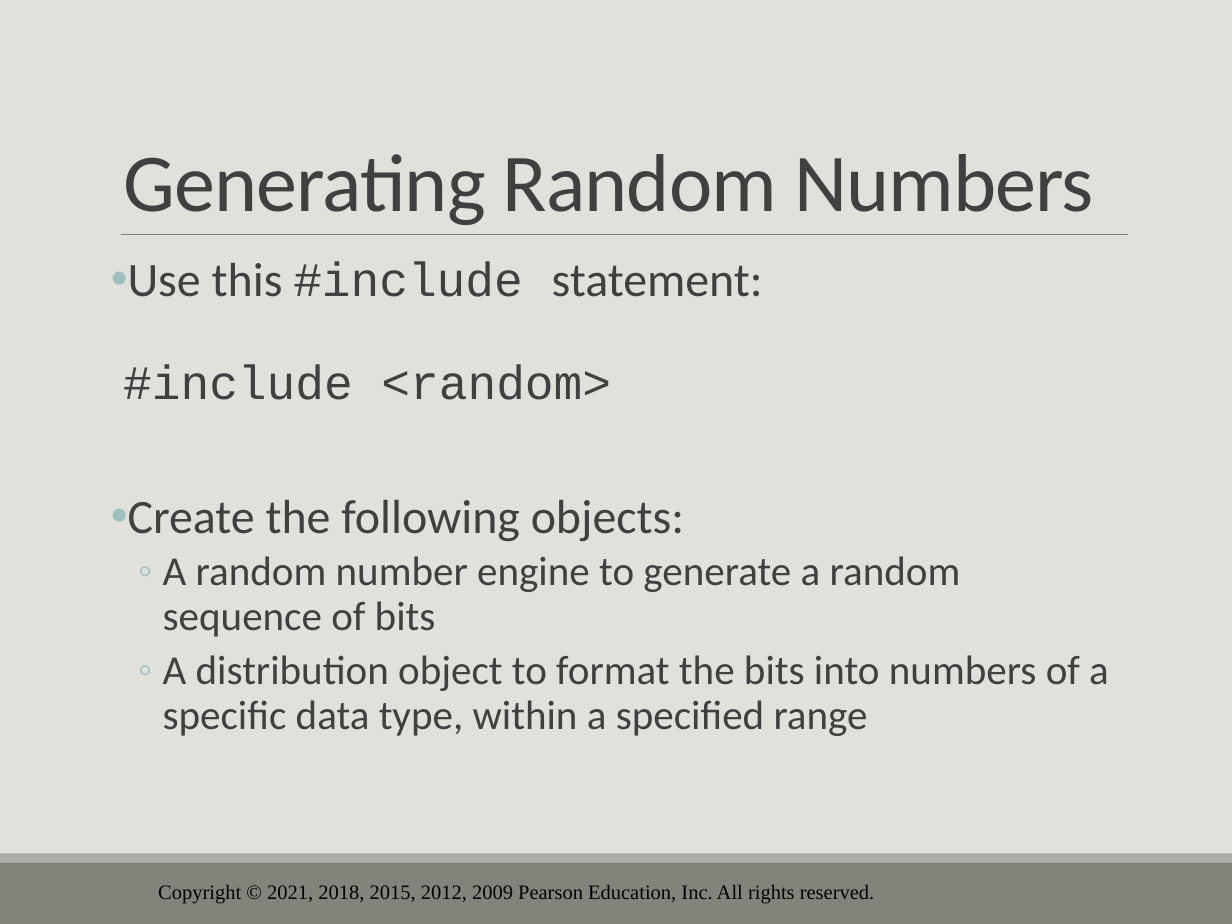
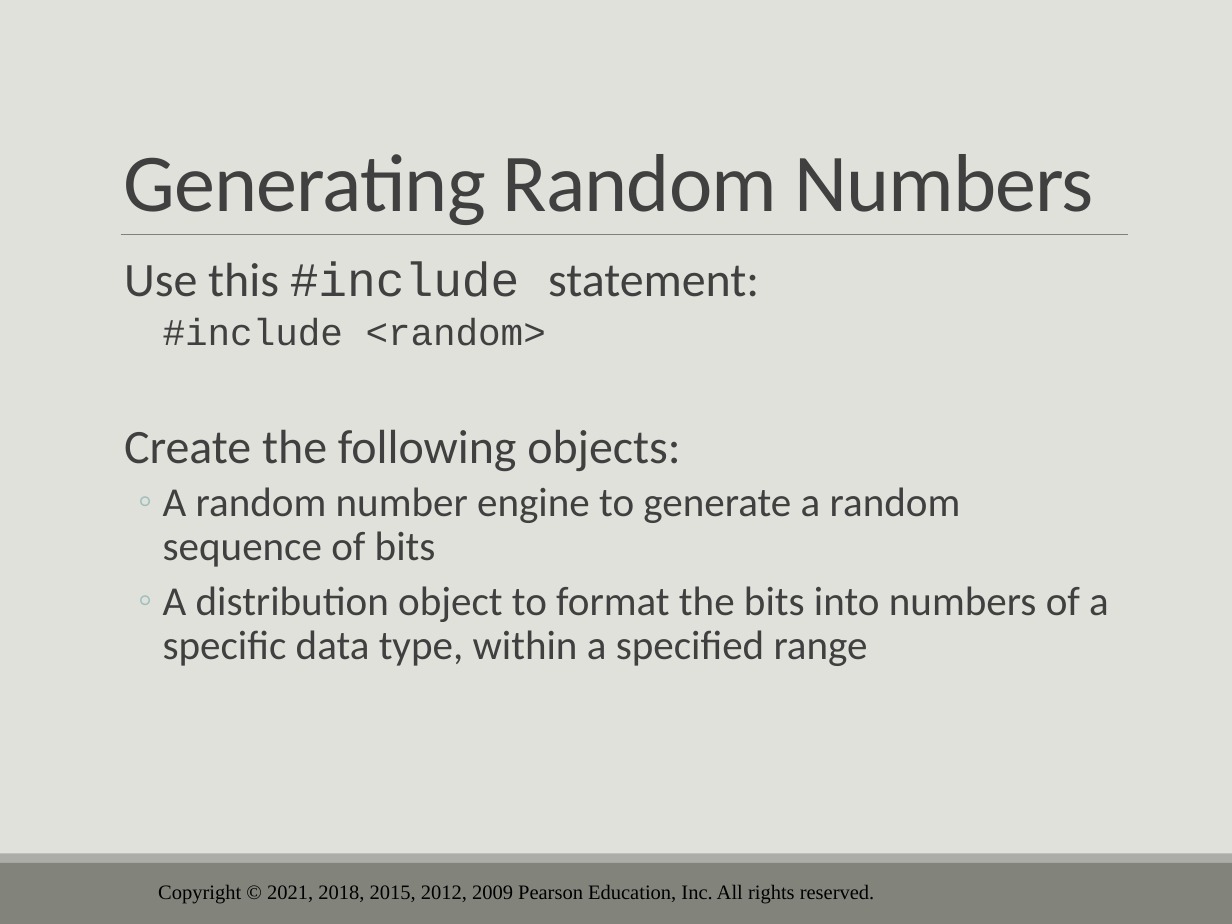
Before and after one commit to drolsonmi/eng1400, a slide deck: slide 53 of 1400_03_Expressions and Interactivity.pptx (slide 58 before the commit). Drawn at 1232x924 pixels with LibreOffice and Linux fonts; fonts in the diff are those of the drawing; background and template pictures are left out. Boxes give left, top, right and bottom in pixels: in the first picture for what was removed or moved away, otherwise in the second. Text is boxed around its words. In the diff, an @@ line names an element or a change of style, - is before the commit and + after.

Commit message:
Lecture from Sep 26 2022

```diff
--- a/1400_03_Expressions and Interactivity.pptx
+++ b/1400_03_Expressions and Interactivity.pptx
@@ text at <box>124,261,759,346</box>: text changed @@
-• Use this #include statement:
-  #include <random>
+  Use this #include statement:
+    #include <random>
@@ text at <box>124,429,680,471</box>: bullet • to   @@
```
Also in this commit, not shown: 7 other slides changed, 1 slide added, 6 slides removed, 5 other files.
